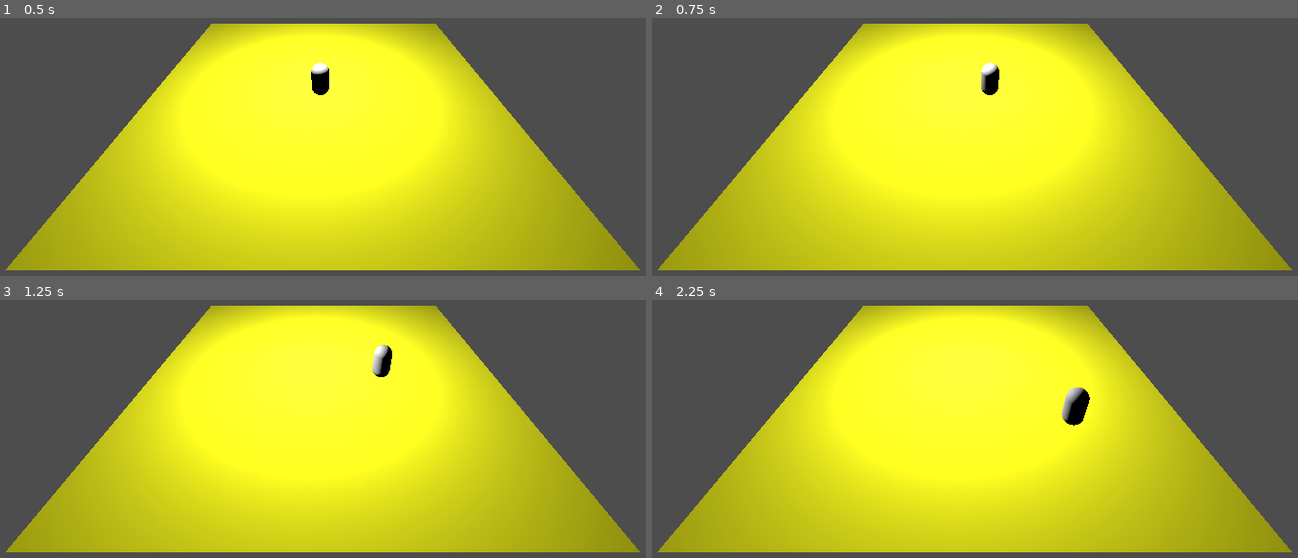
Above: before the commit, frames 1-4 (two rows, left to right).
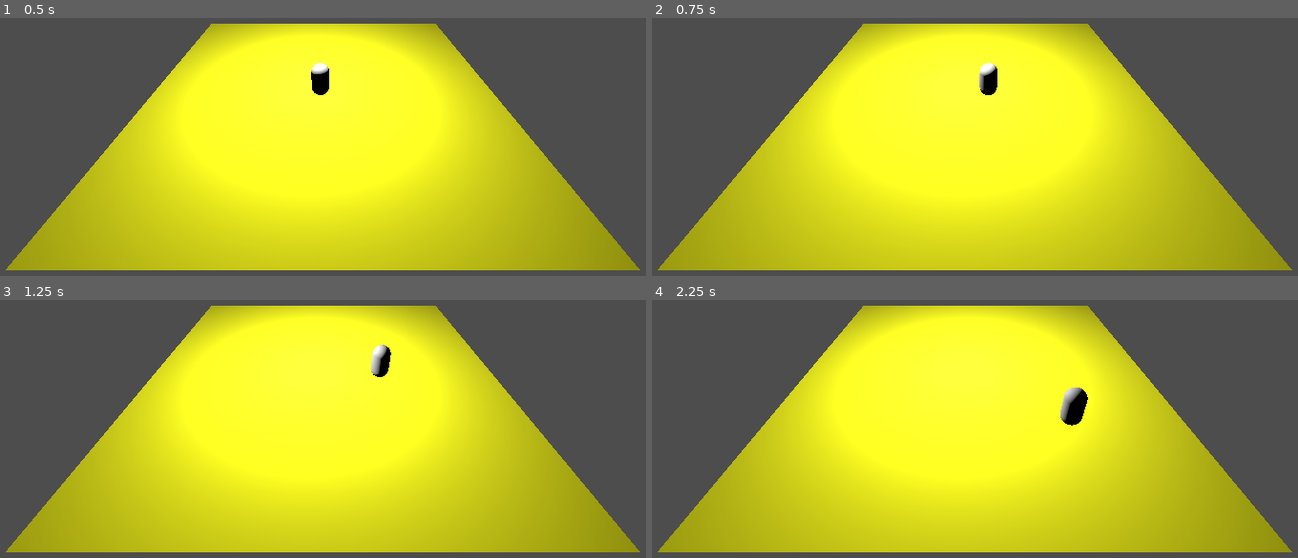
Above: after the commit, the same moments.

Repository: Aeren28/Ludum54
Game: Godot game, scene res://Scenes/Escenario.tscn
Two runs of this game, one before a commit and one after it. Both use one fixed random seed, a clock stepped at 60 frames per second and the inputs below.
Inputs:
- Up to frame 1 (0.5 s): no input
- Up to frame 2 (0.75 s): hold D (ui_right) from 0.53 s (still down)
- Up to frame 3 (1.25 s): keep holding D (ui_right)
- Up to frame 4 (2.25 s): release D (ui_right) at 1.28 s; hold S (ui_down) 1.28-2.03 s; hold D (ui_right) from 2.03 s (still down)

Frame 1 is identical in both runs. In frame 2, 0.1% of the frame differs, in the area x 50-54%, y 17-30%; in frame 3, 0.1%; in frame 4, 0.2%, in the area x 63-68%, y 33-49%.

Commit message:
Pasando el input al _process()

Diff:
--- a/Scripts/Character.gd
+++ b/Scripts/Character.gd
@@ -7,6 +7,13 @@
 # Get the gravity from the project settings to be synced with RigidBody nodes.
 var gravity = ProjectSettings.get_setting("physics/3d/default_gravity")
 
+var input_dir
+var direction
+
+func _process(delta):
+	input_dir = Input.get_vector("ui_left", "ui_right", "ui_up", "ui_down")
+	direction = (transform.basis * Vector3(input_dir.x, 0, input_dir.y)).normalized()
+
 
 func _physics_process(delta):
 	# Add the gravity.
@@ -15,8 +22,6 @@
 
 	# Get the input direction and handle the movement/deceleration.
 	# As good practice, you should replace UI actions with custom gameplay actions.
-	var input_dir = Input.get_vector("ui_left", "ui_right", "ui_up", "ui_down")
-	var direction = (transform.basis * Vector3(input_dir.x, 0, input_dir.y)).normalized()
 	if direction:
 		velocity.x = direction.x * SPEED
 		velocity.z = direction.z * SPEED
